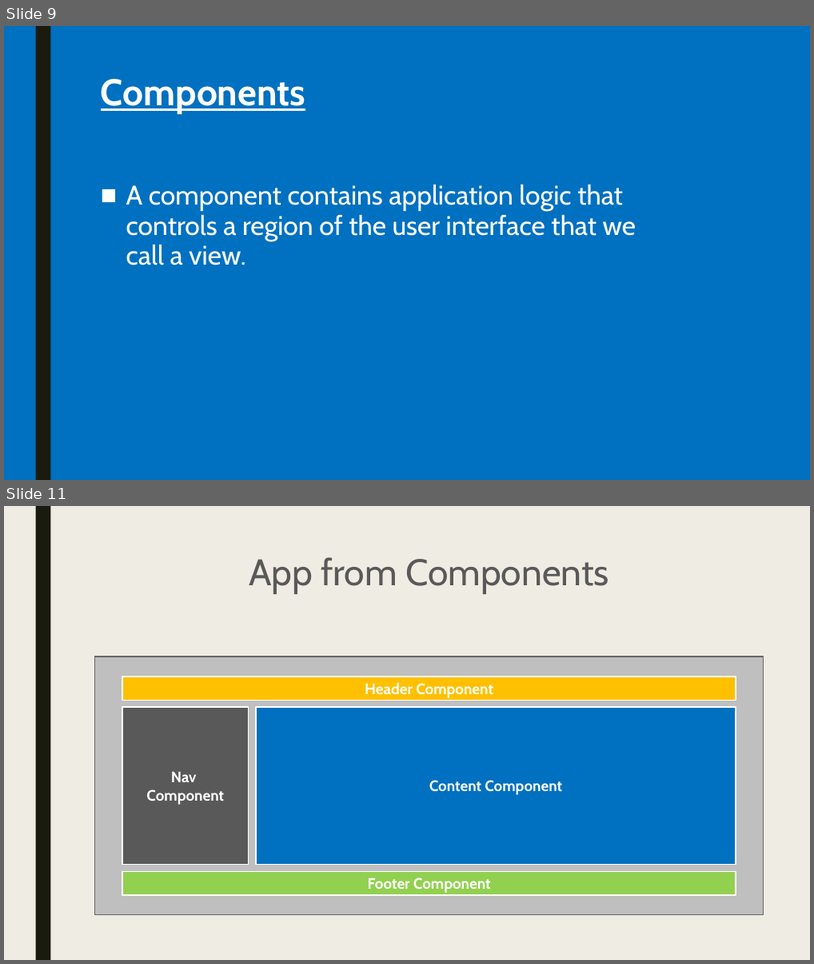
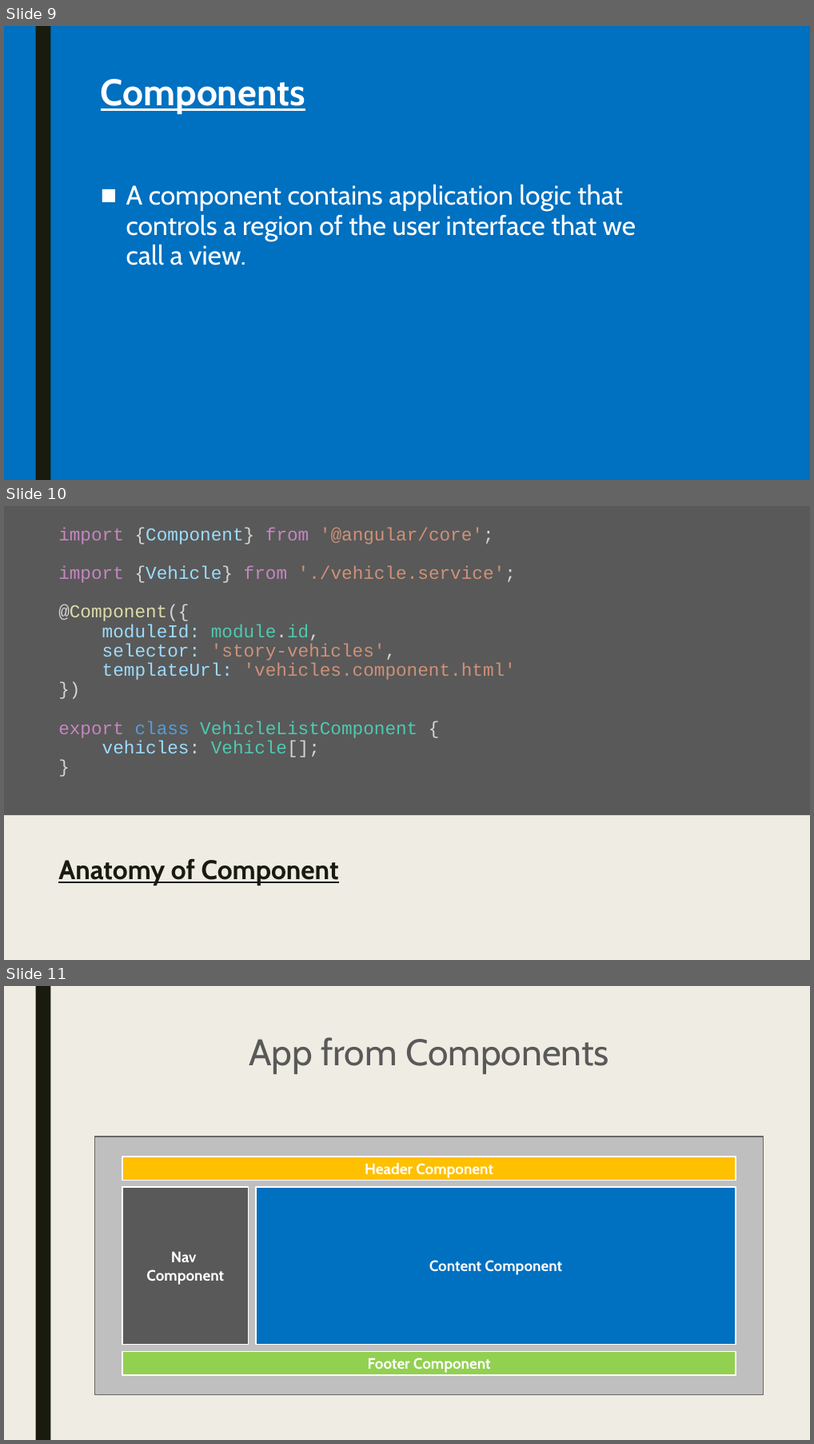
Before and after one commit to pkyurkchiev/mean-stack, a slide deck: presentations/angular2.pptx. Shown one above the other, each under a label of ours: slides 9 and 11 before the commit, slides 9, 10 and 11 after it; the slides between them are not shown. The pictures are 814x964 and 814x1444 pixels, drawn with LibreOffice and Linux fonts; fonts in the diff are those of the drawing. Boxes give left, top, right and bottom in pixels: in the first picture for what was removed or moved away, otherwise in the second. Text is boxed around its words. In the diff, an @@ line names an element or a change of style, - is before the commit and + after.

Commit message:
change on angular present...

```diff
--- a/presentations/angular2.pptx
+++ b/presentations/angular2.pptx
@@ slide 10 added at (4,506,810,960), background #EFEDE3 @@
@@ rectangle added at (4,506,810,815), fill #595959 @@
@@ title added at (58,527,516,757), 21.6 pt, text #CE9178 @@
+import {Component} from '@angular/core';
+import {Vehicle} from './vehicle.service';
+@Component({
+moduleId: module.id,
+selector: 'story-vehicles',
+templateUrl: 'vehicles.component.html'
+})
+export class VehicleListComponent {
+vehicles: Vehicle[];
+}
@@ text added at (58,858,339,885), 32 pt, text #191B0E, bold, underline @@
+Anatomy of Component
```
Also in this commit, not shown: 1 slide changed, 17 other slides added, 5 slides removed.
